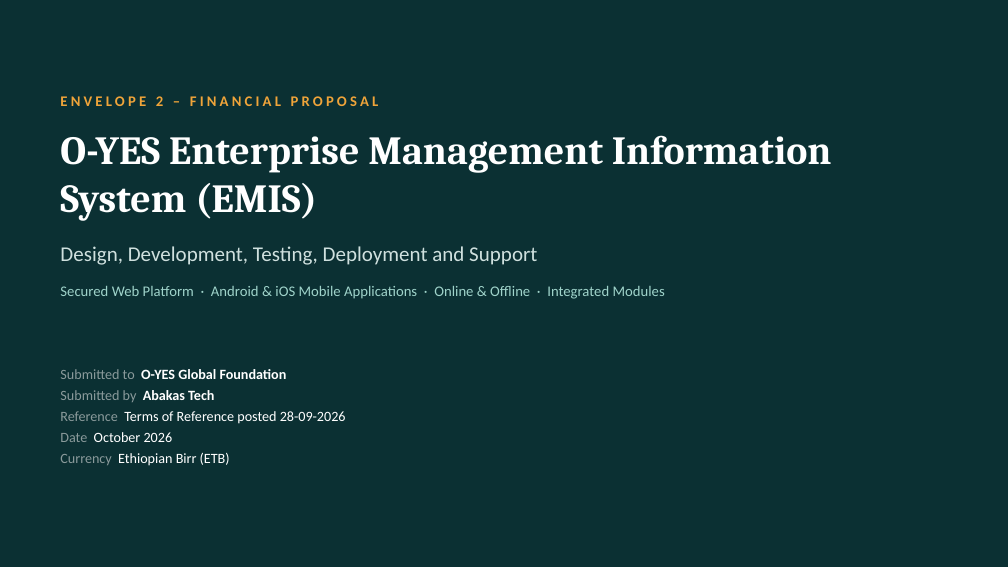
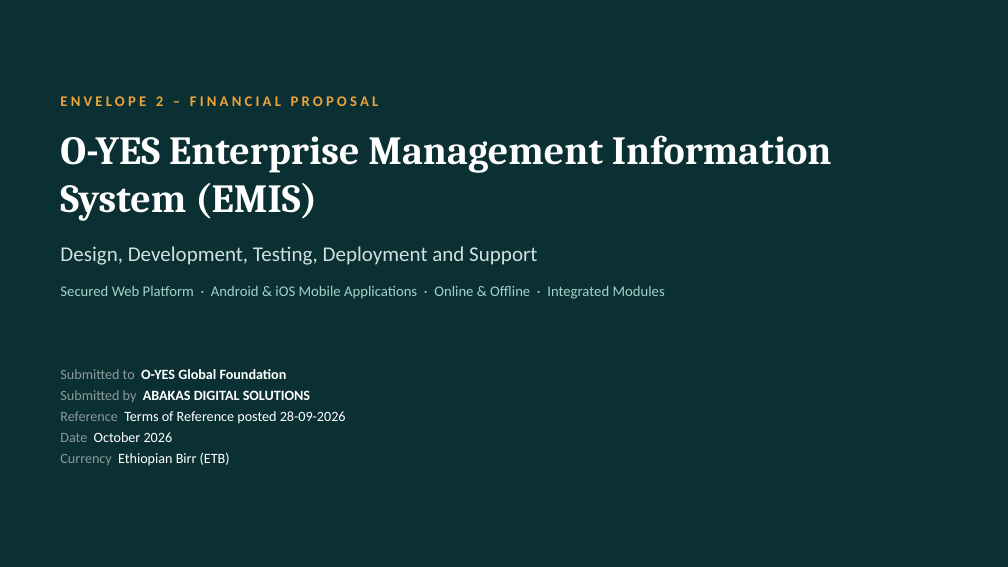
Before and after one commit to Abakas-Tech/ems-client, a slide deck: slide 1 of docs/proposals/O-YES_EMIS_Financial_Proposal_Bid.pptx. Drawn at 1008x567 pixels with LibreOffice and Linux fonts; fonts in the diff are those of the drawing. Boxes give left, top, right and bottom in pixels: in the first picture for what was removed or moved away, otherwise in the second. Text is boxed around its words. In the diff, an @@ line names an element or a change of style, - is before the commit and + after.

```diff
--- a/docs/proposals/O-YES_EMIS_Financial_Proposal_Bid.pptx
+++ b/docs/proposals/O-YES_EMIS_Financial_Proposal_Bid.pptx
@@ text at box(60, 390, 310, 402): text changed; text colour #8A9A9B to #FFFFFF; bold on @@
-Submitted by Abakas Tech
+Submitted by ABAKAS DIGITAL SOLUTIONS
```
Also in this commit, not shown: 1 other slide changed, 1 other file.
